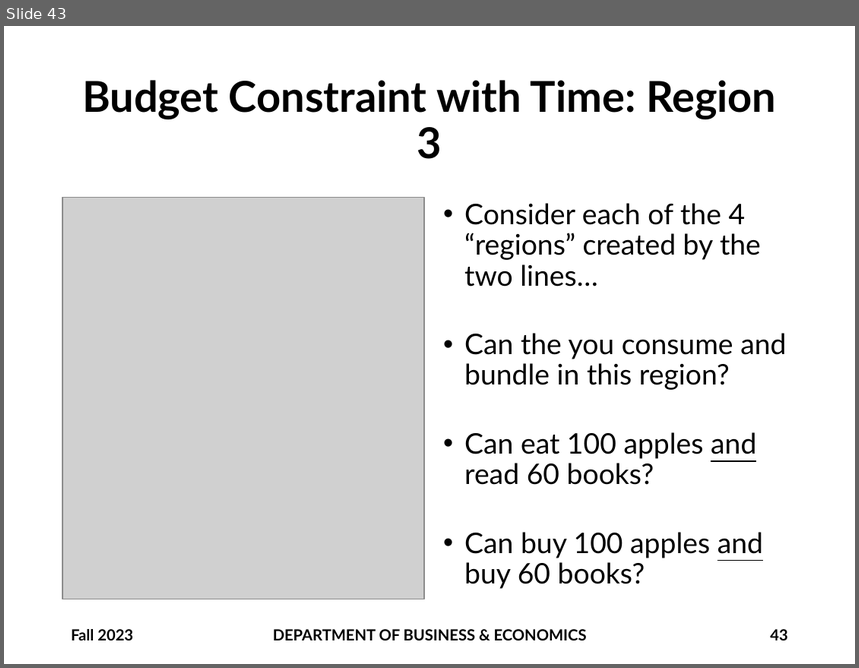
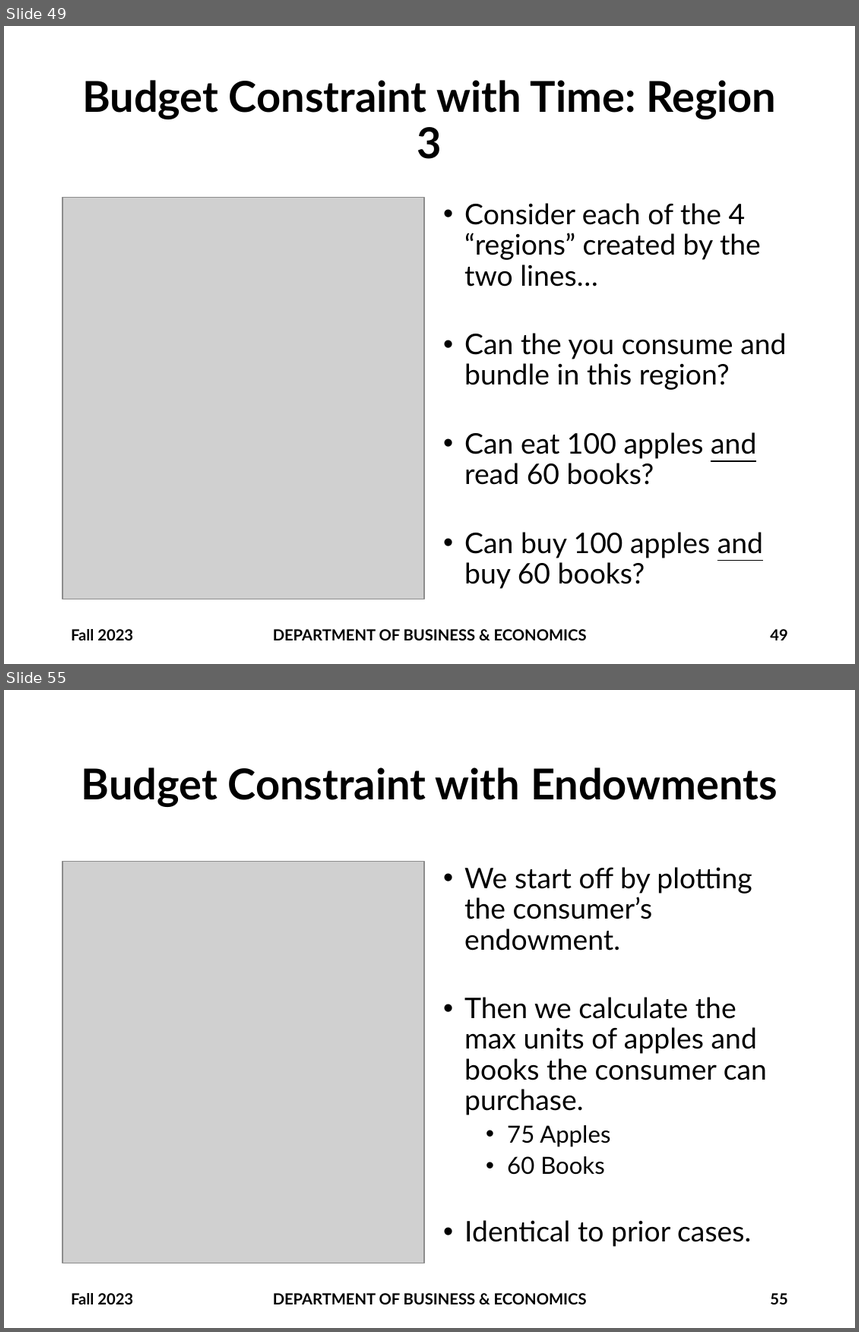
Before and after one commit to brianhwpark/brianhwpark.github.io, a slide deck: files/teaching-resources/monmouthcollege-econ-300/ECON300-LEC02.pptx. Shown one above the other, each under a label of ours: slide 43 before the commit, slides 49 and 55 after it; the slides between them are not shown. The pictures are 859x668 and 859x1332 pixels, drawn with LibreOffice and Linux fonts; fonts in the diff are those of the drawing; grey boxes stand for pictures; background and template pictures are left out. Boxes give left, top, right and bottom in pixels: in the first picture for what was removed or moved away, otherwise in the second. Text is boxed around its words. In the diff, an @@ line names an element or a change of style, - is before the commit and + after.

```diff
--- a/files/teaching-resources/monmouthcollege-econ-300/ECON300-LEC02.pptx
+++ b/files/teaching-resources/monmouthcollege-econ-300/ECON300-LEC02.pptx
@@ slide 55 added at (4,690,855,1328), background #FFFFFF @@
@@ title added at (82,768,778,807), 36 pt, text #000000, bold @@
+Budget Constraint with Endowments
@@ picture added at (63,861,424,1263) @@
@@ text added at (465,867,767,1247), 24 pt, text #000000 @@
+• We start off by plotting the consumer’s endowment.
+• Then we calculate the max units of apples and books the consumer can purchase.
+  • 75 Apples
+  • 60 Books
+• Identical to prior cases.
@@ text added at (71,1293,133,1305), 13 pt, text #000000, bold @@
+Fall 2023
@@ text added at (273,1293,587,1305), 13 pt, text #000000, bold @@
+DEPARTMENT OF BUSINESS & ECONOMICS
@@ page number added at (770,1293,788,1305), 13 pt, text #000000, bold @@
+55
@@ what was slide 43 is now slide 49 @@
@@ page number at (770,629,788,641): text changed @@
-43
+49
```
Also in this commit, not shown: 2 slides changed, 19 other slides added, 1 other file.
